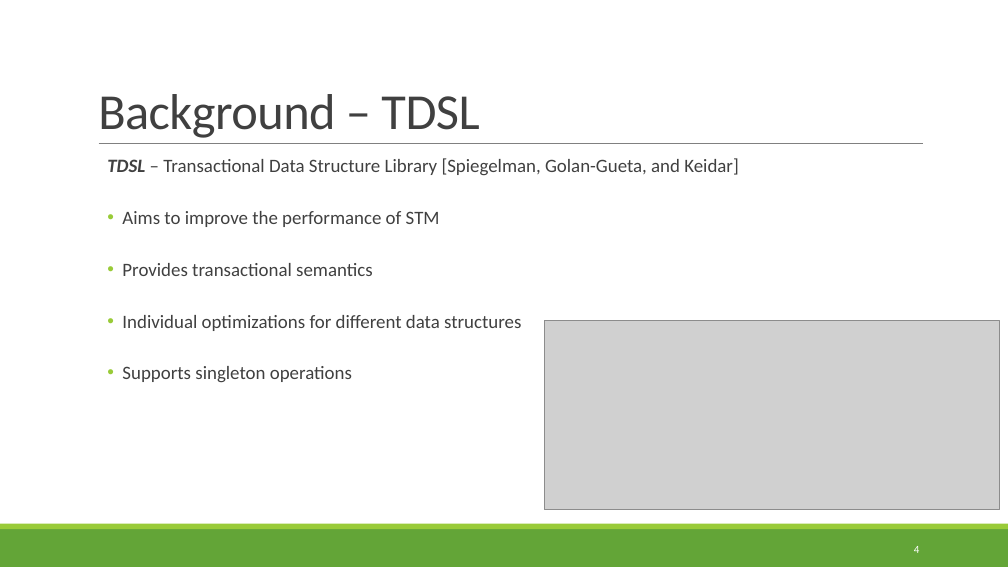
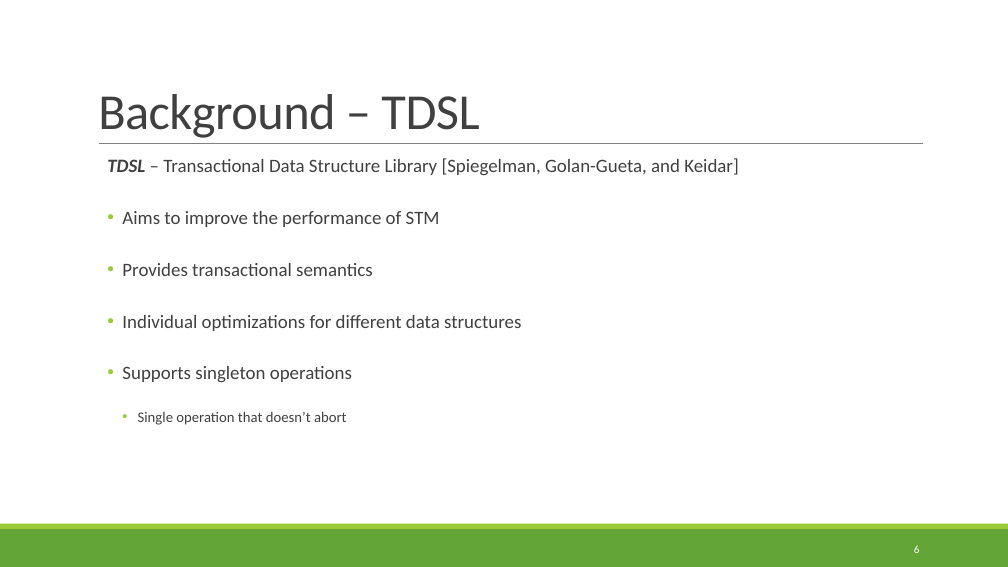
Before and after one commit to itssapir/TXHashMap, a slide deck: slide 6 of Docs/Presentation_final.pptx (slide 4 before the commit). Drawn at 1008x567 pixels with LibreOffice and Linux fonts; fonts in the diff are those of the drawing; grey boxes stand for pictures. Boxes give left, top, right and bottom in pixels: in the first picture for what was removed or moved away, otherwise in the second. Text is boxed around its words. In the diff, an @@ line names an element or a change of style, - is before the commit and + after.

```diff
--- a/Docs/Presentation_final.pptx
+++ b/Docs/Presentation_final.pptx
@@ picture removed at [544,321,1000,510] @@
@@ text at [138,411,347,425]: paragraph added @@
+    • Single operation that doesn’t abort
@@ page number at [914,545,920,553]: text changed @@
-4
+6
```
Also in this commit, not shown: 15 other slides changed, 39 slides added, 4 slides removed, 6 other files.
